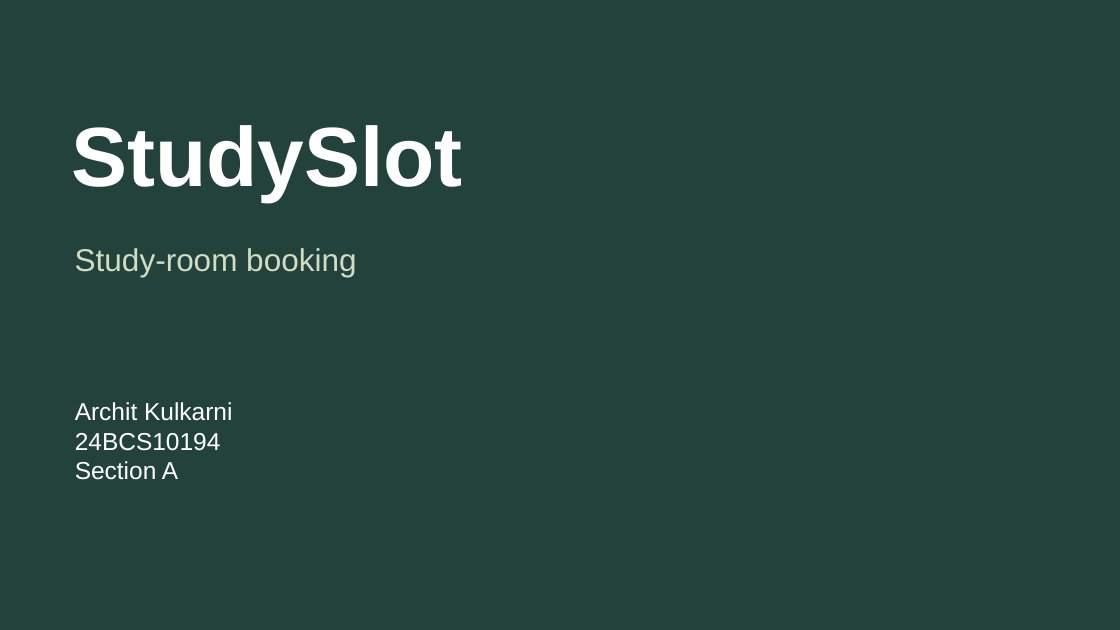
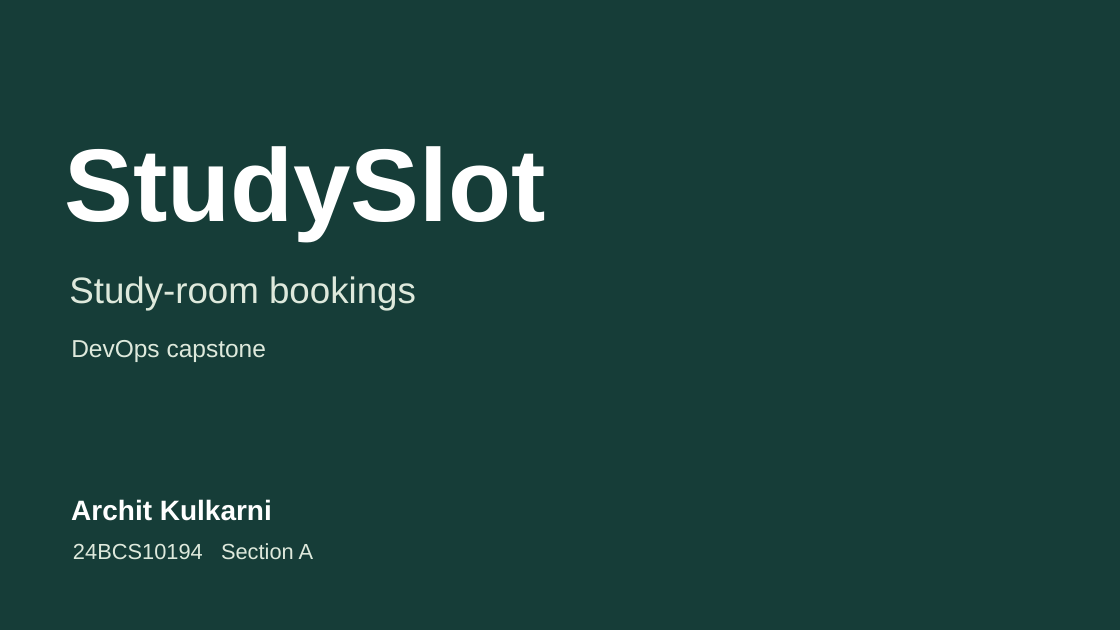
Before and after one commit to archit0k/Devops-HW, a slide deck: slide 1 of demo/presentation.pptx. Drawn at 1120x630 pixels with LibreOffice and Linux fonts; fonts in the diff are those of the drawing. Boxes give left, top, right and bottom in pixels: in the first picture for what was removed or moved away, otherwise in the second. Text is boxed around its words. In the diff, an @@ line names an element or a change of style, - is before the commit and + after.

```diff
--- a/demo/presentation.pptx
+++ b/demo/presentation.pptx
@@ background #23423C to #163D38 @@
@@ text "StudySlot": place and size @@
-text "StudySlot" at bbox=[71, 125, 463, 201]
+text "StudySlot" at bbox=[64, 146, 545, 240]
@@ text "StudySlot" at bbox=[64, 146, 545, 240]: size 72 to 88.5 pt @@
@@ text at bbox=[69, 276, 416, 310]: text changed; size 27 to 31.5 pt; text colour #D0DDC4 to #DEE9DC @@
-Study-room booking
+Study-room bookings
@@ text added at bbox=[71, 340, 266, 362], 21 pt, text #DEE9DC @@
+DevOps capstone
@@ text added at bbox=[71, 499, 272, 521], 24 pt, text #FFFFFF, bold @@
+Archit Kulkarni
@@ text at bbox=[73, 543, 314, 559]: text changed; size 21 to 18.8 pt; text colour #FFFFFF to #DEE9DC @@
-Archit Kulkarni
-24BCS10194
-Section A
+24BCS10194 Section A
```
Also in this commit, not shown: 11 slides added, 9 slides removed, 43 other files.
